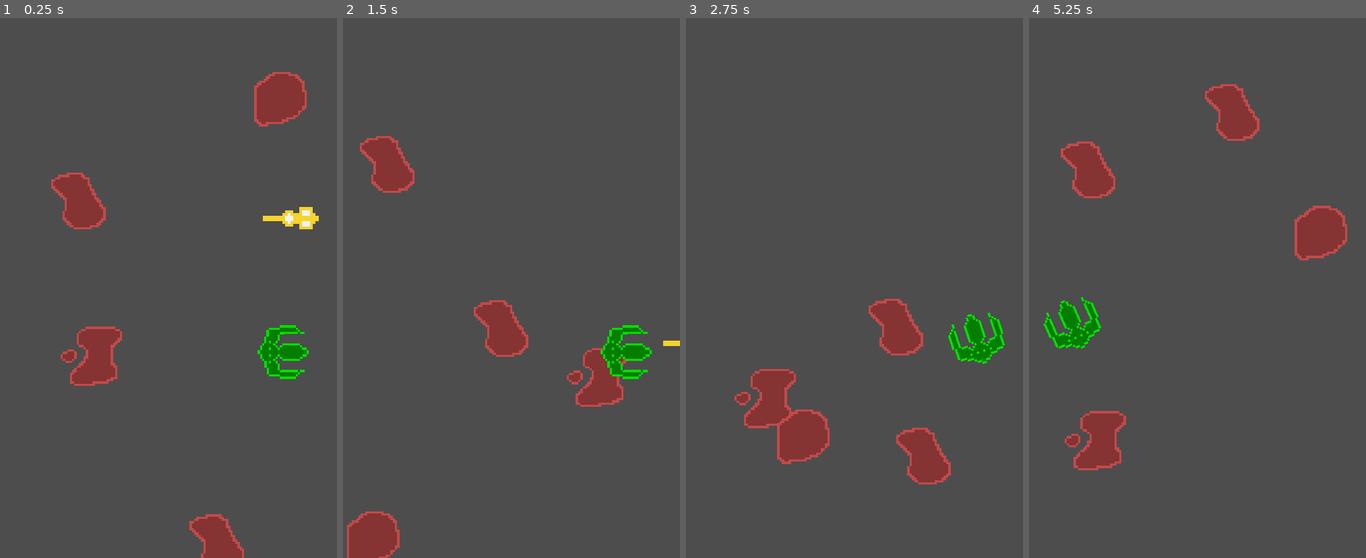
Above: before the commit, frames 1-4 (left to right).
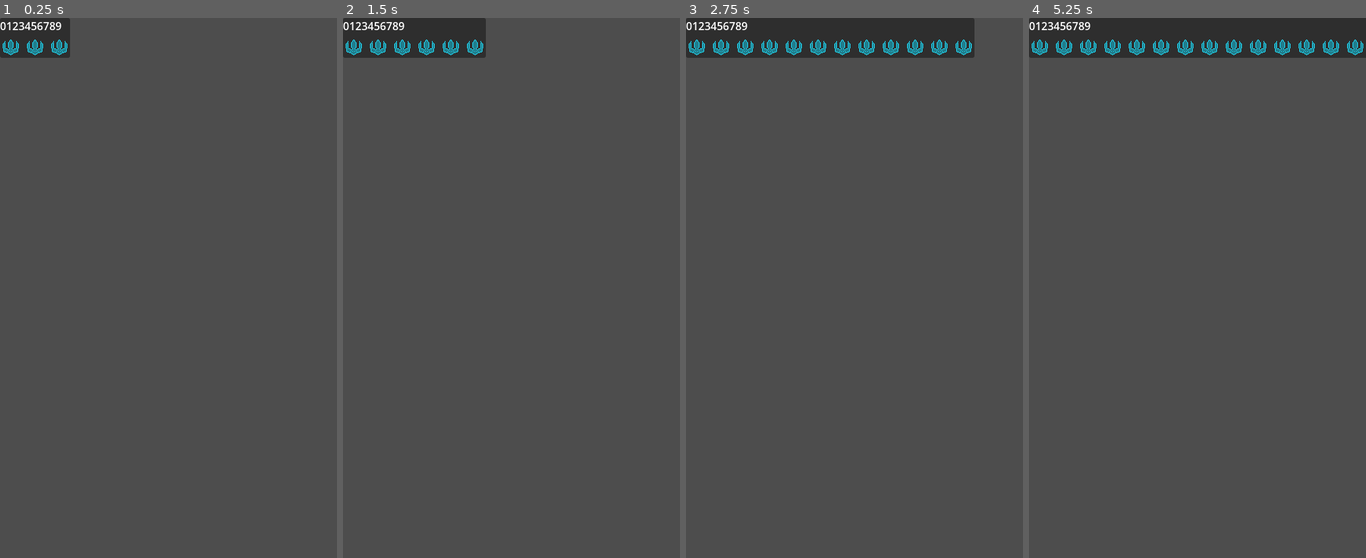
Above: after the commit, the same moments.

Repository: jorisyang/spacerocks-unblinky
Game: Godot game, scene res://Main/Main.tscn
Same seed, same stepped clock (60 frames per second), same inputs: the game is played once before the commit and once after it.
Inputs (mouse positions are in pixels of both pictures, inside the frame that each line leads up to):
- Up to frame 1 (0.25 s): no input
- Up to frame 2 (1.5 s): move the mouse to (585, 261) at 0.52 s; tap Space (launch_ship, bound only after the commit) at 0.6 s; move the mouse to (444, 315) at 1.27 s; click (444, 315) at 1.35 s
- Up to frame 3 (2.75 s): tap Space (launch_ship, bound only after the commit) at 1.55, 2.3 s; move the mouse to (888, 169) at 2.02 s; hold D (rotate_ccw) from 2.03 s (still down)
- Up to frame 4 (5.25 s): move the mouse to (1180, 396) at 2.77 s; release D (rotate_ccw) at 2.78 s; tap A (rotate_cw) at 2.85 s; tap Space (launch_ship, bound only after the commit) at 3.05, 3.8, 4.35, 5.1 s; move the mouse to (1298, 369) at 3.52 s; hold Right mouse button (thrust) 3.53-4.28 s; move the mouse to (1096, 207) at 4.27 s; move the mouse to (1214, 288) at 5.02 s

The runs differ from the first frame. In frame 1, 7.4% of the frame differs, in the area x 0-95%, y 0-100%; in frame 2, 8.5%; in frame 3, 12%; in frame 4, 13%, in the area x 0-100%, y 0-84%.

Commit message:
Tested Player UI.

Diff:
--- a/Code/Main/Main.tscn
+++ b/Code/Main/Main.tscn
@@ -1,31 +1,9 @@
-[gd_scene load_steps=6 format=3 uid="uid://b43n0f8g2tfgg"]
+[gd_scene load_steps=3 format=3 uid="uid://b43n0f8g2tfgg"]
 
 [ext_resource type="Script" path="res://Main/Main.gd" id="1"]
-[ext_resource type="PackedScene" uid="uid://c43mm7i2htnwf" path="res://Rock/Rock.tscn" id="2_emiof"]
-[ext_resource type="PackedScene" uid="uid://54k3t0cgi63o" path="res://Ship/Ship.tscn" id="3_44h4b"]
-[ext_resource type="PackedScene" uid="uid://dayf88gqxfk72" path="res://UFO/UFO.tscn" id="4_hjlsc"]
-[ext_resource type="PackedScene" uid="uid://cgi2mfdjjkr06" path="res://Bullet/Bullet.tscn" id="5_l567i"]
+[ext_resource type="PackedScene" uid="uid://djaufws1kejv" path="res://Player/Player.tscn" id="2_yh0wh"]
 
 [node name="Main" type="Node"]
 script = ExtResource("1")
 
-[node name="Rock3" parent="." instance=ExtResource("2_emiof")]
-position = Vector2(96, 235)
-
-[node name="Rock4" parent="." instance=ExtResource("2_emiof")]
-position = Vector2(89, 495)
-
-[node name="Rock5" parent="." instance=ExtResource("2_emiof")]
-position = Vector2(276, 731)
-
-[node name="Rock6" parent="." instance=ExtResource("2_emiof")]
-position = Vector2(392, 157)
-
-[node name="Ship" parent="." instance=ExtResource("3_44h4b")]
-position = Vector2(419, 481)
-
-[node name="Ufo" parent="." instance=ExtResource("4_hjlsc")]
-position = Vector2(1079, 563)
-
-[node name="Bullet" parent="." instance=ExtResource("5_l567i")]
-position = Vector2(227, 296)
+[node name="Player" parent="." instance=ExtResource("2_yh0wh")]
--- /dev/null
+++ b/Code/Player/Player.gd
@@ -0,0 +1,45 @@
+extends PanelContainer
+class_name Player
+
+const LIFE = preload("res://Player/assets/life.tscn")
+
+@onready var score_ui = $VBox/ScoreUI
+@onready var lives_ui = $VBox/LivesUI
+
+var score: int = 0
+var lives: int = 0
+
+
+func _ready():
+	UpdateLives(3)
+
+
+func _process(delta):
+	if Input.is_action_just_pressed("launch_ship"):
+		# Testing.
+		UpdateLives(3)
+
+
+func UpdateScore(delta_score: int):
+	score += delta_score
+	score_ui.text = str(score)
+
+
+func UpdateLives(delta_lives: int):
+	lives += delta_lives
+
+	# Delete all children of LivesUI.
+	RemoveChildrenOf(lives_ui)
+
+	# Repopulate the lives icons.
+	for l in lives:
+		var life = LIFE.instantiate()
+		lives_ui.add_child(life)
+
+	print("Lives: ", lives)
+
+
+func RemoveChildrenOf(node: Node):
+	for n in node.get_children():
+		node.remove_child(n)
+		n.queue_free()
--- /dev/null
+++ b/Code/Player/Player.tscn
@@ -0,0 +1,20 @@
+[gd_scene load_steps=3 format=3 uid="uid://djaufws1kejv"]
+
+[ext_resource type="PackedScene" uid="uid://devp4upims467" path="res://Player/assets/life.tscn" id="1_8u2ld"]
+[ext_resource type="Script" path="res://Player/Player.gd" id="1_qfwwv"]
+
+[node name="Player" type="PanelContainer"]
+script = ExtResource("1_qfwwv")
+
+[node name="VBox" type="VBoxContainer" parent="."]
+layout_mode = 2
+
+[node name="ScoreUI" type="Label" parent="VBox"]
+layout_mode = 2
+text = "0123456789"
+
+[node name="LivesUI" type="HBoxContainer" parent="VBox"]
+layout_mode = 2
+
+[node name="Life" parent="VBox/LivesUI" instance=ExtResource("1_8u2ld")]
+layout_mode = 2
--- /dev/null
+++ b/Code/Player/assets/life.tscn
@@ -0,0 +1,6 @@
+[gd_scene load_steps=2 format=3 uid="uid://devp4upims467"]
+
+[ext_resource type="Texture2D" uid="uid://t035viphy445" path="res://Ship/assets/ship.png" id="1_ej4mu"]
+
+[node name="Life" type="TextureRect"]
+texture = ExtResource("1_ej4mu")
--- a/Code/Ship/Ship.tscn
+++ b/Code/Ship/Ship.tscn
@@ -11,23 +11,22 @@
 size = Vector2(84, 33)
 
 [node name="Ship" type="Area2D"]
-position = Vector2(0, -14)
 script = ExtResource("1_86fj6")
 
 [node name="Sprite2D" type="Sprite2D" parent="."]
 self_modulate = Color(0.117647, 1, 0, 1)
 texture_filter = 1
-position = Vector2(3, 14)
+position = Vector2(8.00033, 1.00033)
 rotation = 1.57079
 scale = Vector2(3.3125, 3.3125)
 texture = ExtResource("2_tm6lp")
 
 [node name="CollisionShape2D" type="CollisionShape2D" parent="."]
-position = Vector2(-1, 13)
+position = Vector2(4.00033, 0.000331879)
 rotation = 1.57079
 shape = SubResource("CapsuleShape2D_auvrx")
 
 [node name="CollisionShape2D2" type="CollisionShape2D" parent="."]
-position = Vector2(-12.5, 13)
+position = Vector2(-7.49967, 0.000331879)
 rotation = 1.57079
 shape = SubResource("RectangleShape2D_iu2sd")
--- a/Code/project.godot
+++ b/Code/project.godot
@@ -48,6 +48,11 @@
 "events": [Object(InputEventKey,"resource_local_to_scene":false,"resource_name":"","device":-1,"window_id":0,"alt_press …(182 unchanged characters)…
 ]
 }
+launch_ship={
+"deadzone": 0.5,
+"events": [Object(InputEventKey,"resource_local_to_scene":false,"resource_name":"","device":-1,"window_id":0,"alt_pressed":false,"shift_pressed":false,"ctrl_pressed":false,"meta_pressed":false,"pressed":false,"keycode":0,"physical_keycode":32,"key_label":0,"unicode":32,"echo":false,"script":null)
+]
+}
 
 [physics]
 
